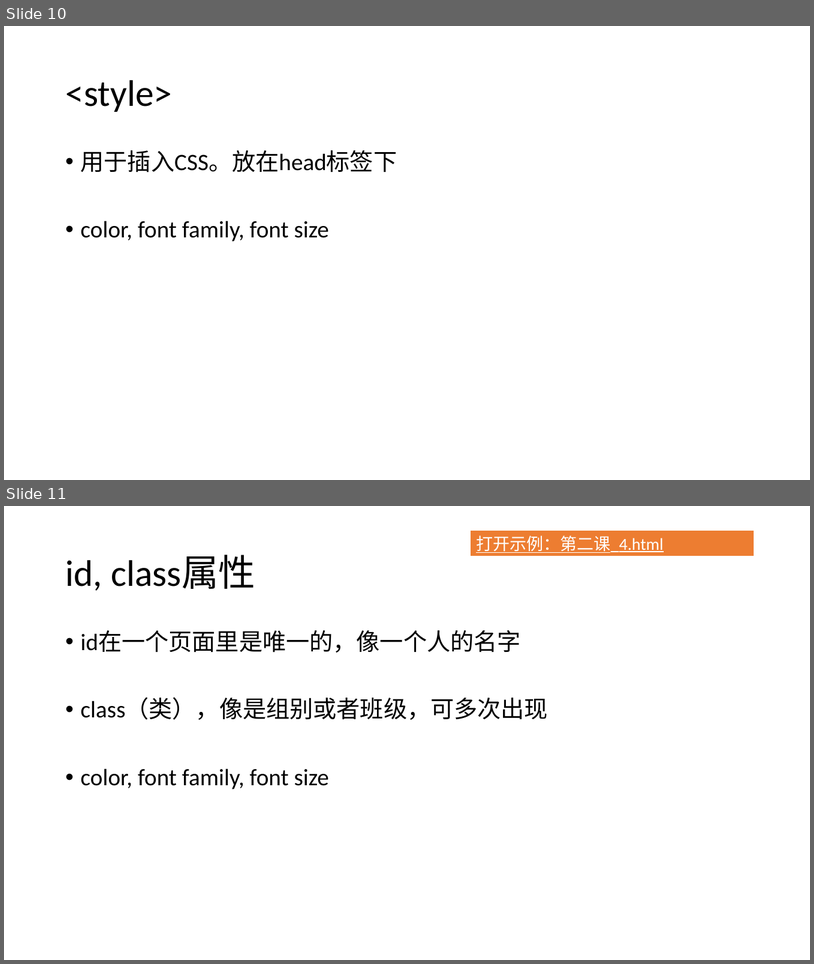
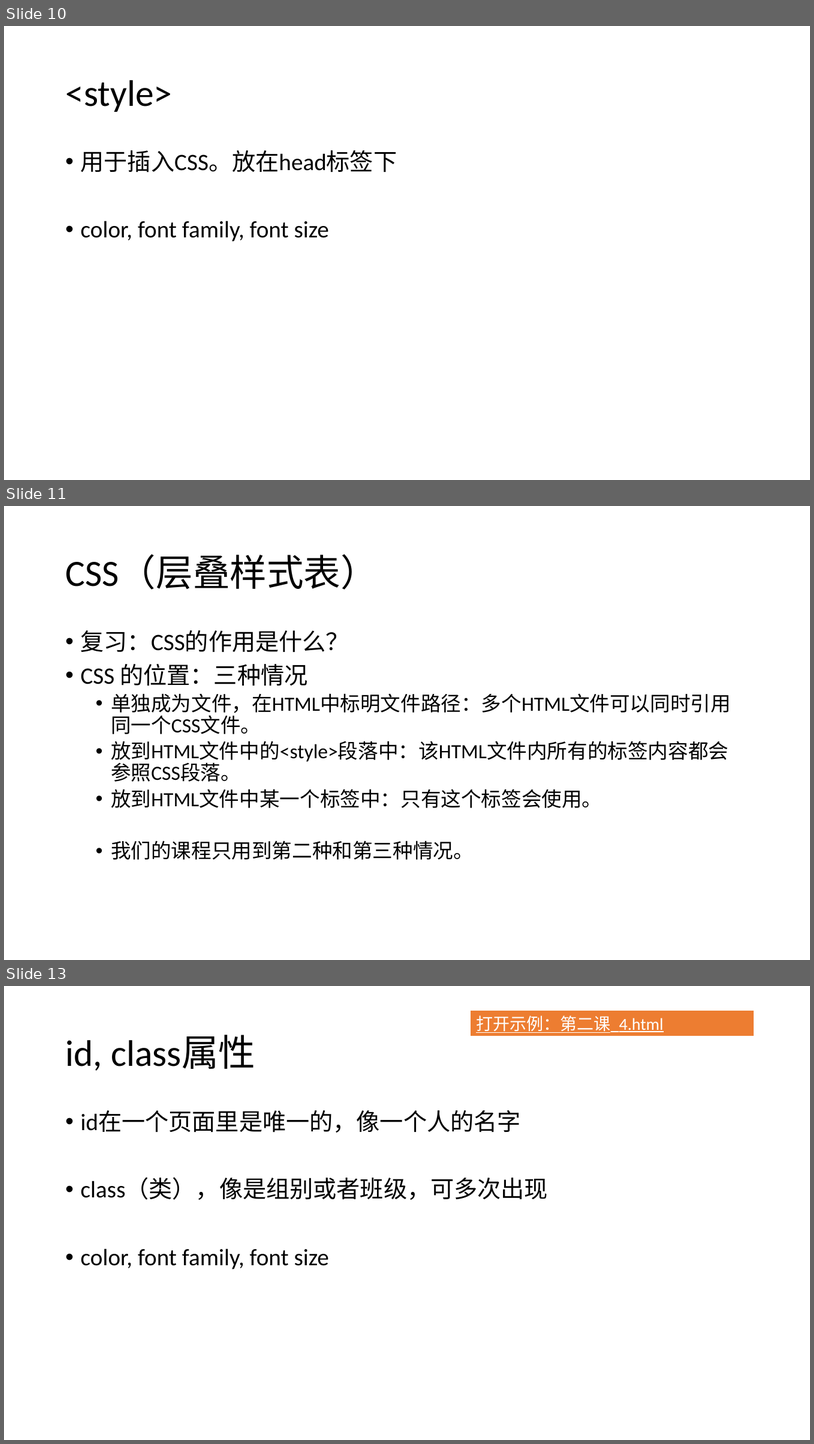
Before and after one commit to LAB-Remote/labRemoteLocal, a slide deck: teaching/zhibin/2/第二课_幻灯片.pptx. Shown one above the other, each under a label of ours: slides 10 and 11 before the commit, slides 10, 11 and 13 after it; the slides between them are not shown. The pictures are 814x964 and 814x1444 pixels, drawn with LibreOffice and Linux fonts; fonts in the diff are those of the drawing. Boxes give left, top, right and bottom in pixels: in the first picture for what was removed or moved away, otherwise in the second. Text is boxed around its words. In the diff, an @@ line names an element or a change of style, - is before the commit and + after.

```diff
--- a/teaching/zhibin/2/第二课_幻灯片.pptx
+++ b/teaching/zhibin/2/第二课_幻灯片.pptx
@@ slide 11 added at (4, 506, 810, 960), background #FFFFFF @@
@@ title added at (65, 555, 378, 589), 44 pt, text #000000 @@
+CSS（层叠样式表）
@@ text added at (81, 630, 731, 859), 24 pt, text #000000 @@
+• 复习：CSS的作用是什么？
+• CSS 的位置：三种情况
+  • 单独成为文件，在HTML中标明文件路径：多个HTML文件可以同时引用同一个CSS文件。
+  • 放到HTML文件中的<style>段落中：该HTML文件内所有的标签内容都会参照CSS段落。
+  • 放到HTML文件中某一个标签中：只有这个标签会使用。
+  • 我们的课程只用到第二种和第三种情况。
@@ what was slide 11 is now slide 13 @@
```
Also in this commit, not shown: 1 slide changed, 1 other slide added, 44 other files.
